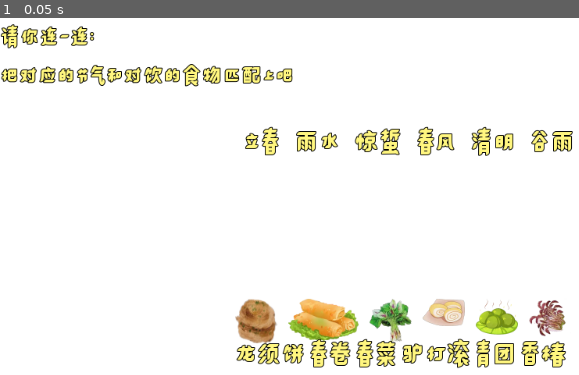
Above: before the commit, frame 1.
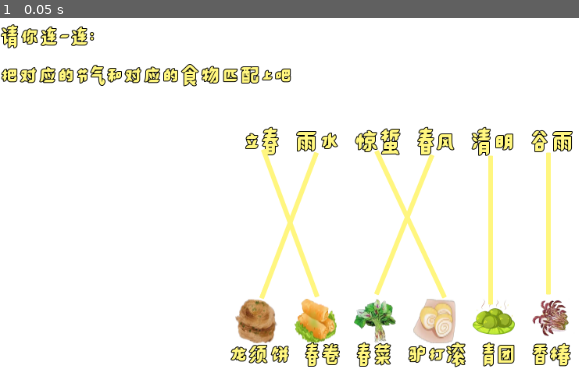
Above: after the commit, the same moment.

Repository: 2439905184/lianliankan_interest
Game: Godot game, scene res://Game.tscn
Two runs of this game, one before a commit and one after it. Both use one fixed random seed, a clock stepped at 60 frames per second and the inputs below.
Inputs:
- Up to frame 1 (0.05 s): no input

The runs differ from the first frame. In frame 1, 8.7% of the frame differs, in the area x 24-99%, y 12-99%.

Commit message:
细节修改

Diff:
--- a/Game.tscn
+++ b/Game.tscn
@@ -10,6 +10,12 @@
 [ext_resource path="res://img/mod/qingtuan.png" type="Texture" id=8]
 [ext_resource path="res://img/mod/xiangchun.png" type="Texture" id=9]
 
+[sub_resource type="DynamicFont" id=2]
+size = 47
+outline_size = 1
+outline_color = Color( 0, 0, 0, 1 )
+font_data = ExtResource( 1 )
+
 [sub_resource type="DynamicFont" id=1]
 size = 46
 outline_size = 1
@@ -141,7 +147,7 @@
 margin_top = 360.0
 margin_right = 712.0
 margin_bottom = 417.0
-custom_constants/separation = 14
+custom_constants/separation = 22
 __meta__ = {
 "_edit_use_anchors_": false
 }
@@ -157,18 +163,19 @@
 }
 
 [node name="TextureRect2" type="TextureRect" parent="answer/Control"]
-margin_left = 68.0
-margin_right = 158.0
+margin_left = 76.0
+margin_right = 130.0
 margin_bottom = 57.0
 rect_min_size = Vector2( 54, 54 )
 texture = ExtResource( 6 )
+expand = true
 __meta__ = {
 "_edit_use_anchors_": false
 }
 
 [node name="TextureRect3" type="TextureRect" parent="answer/Control"]
-margin_left = 172.0
-margin_right = 226.0
+margin_left = 152.0
+margin_right = 206.0
 margin_bottom = 57.0
 rect_min_size = Vector2( 54, 54 )
 texture = ExtResource( 5 )
@@ -177,19 +184,19 @@
 }
 
 [node name="TextureRect4" type="TextureRect" parent="answer/Control"]
-margin_left = 240.0
-margin_top = 16.0
-margin_right = 294.0
+margin_left = 228.0
+margin_right = 282.0
 margin_bottom = 57.0
 rect_min_size = Vector2( 54, 54 )
 texture = ExtResource( 7 )
+expand = true
 __meta__ = {
 "_edit_use_anchors_": false
 }
 
 [node name="TextureRect5" type="TextureRect" parent="answer/Control"]
-margin_left = 308.0
-margin_right = 362.0
+margin_left = 304.0
+margin_right = 358.0
 margin_bottom = 57.0
 rect_min_size = Vector2( 54, 54 )
 texture = ExtResource( 8 )
@@ -198,8 +205,8 @@
 }
 
 [node name="TextureRect6" type="TextureRect" parent="answer/Control"]
-margin_left = 376.0
-margin_right = 430.0
+margin_left = 380.0
+margin_right = 434.0
 margin_bottom = 57.0
 rect_min_size = Vector2( 54, 54 )
 texture = ExtResource( 9 )
@@ -211,121 +218,122 @@
 anchor_top = 0.5
 anchor_right = 1.0
 anchor_bottom = 0.5
-margin_left = 6.0
-margin_top = 382.0
-margin_right = 984.0
-margin_bottom = 405.0
+margin_left = 5.0
+margin_top = 387.0
+margin_right = 983.0
+margin_bottom = 435.0
+custom_constants/separation = 18
 alignment = 1
 __meta__ = {
 "_edit_use_anchors_": false
 }
 
 [node name="Label6" type="Label" parent="answer/HBoxContainer"]
-margin_left = 295.0
-margin_right = 385.0
-margin_bottom = 56.0
-mouse_filter = 1
-custom_colors/font_color = Color( 1, 0.964706, 0.498039, 1 )
-custom_fonts/font = ExtResource( 3 )
+margin_left = 289.0
+margin_right = 366.0
+margin_bottom = 48.0
+mouse_filter = 1
+custom_colors/font_color = Color( 1, 0.964706, 0.498039, 1 )
+custom_fonts/font = SubResource( 2 )
 text = "龙须饼"
 __meta__ = {
 "_edit_use_anchors_": false
 }
 
 [node name="Label7" type="Label" parent="answer/HBoxContainer"]
-margin_left = 389.0
-margin_right = 444.0
-margin_bottom = 56.0
-mouse_filter = 1
-custom_colors/font_color = Color( 1, 0.964706, 0.498039, 1 )
-custom_fonts/font = ExtResource( 3 )
+margin_left = 384.0
+margin_right = 432.0
+margin_bottom = 48.0
+mouse_filter = 1
+custom_colors/font_color = Color( 1, 0.964706, 0.498039, 1 )
+custom_fonts/font = SubResource( 2 )
 text = "春卷"
 __meta__ = {
 "_edit_use_anchors_": false
 }
 
 [node name="Label8" type="Label" parent="answer/HBoxContainer"]
-margin_left = 448.0
-margin_right = 503.0
-margin_bottom = 56.0
-mouse_filter = 1
-custom_colors/font_color = Color( 1, 0.964706, 0.498039, 1 )
-custom_fonts/font = ExtResource( 3 )
+margin_left = 450.0
+margin_right = 498.0
+margin_bottom = 48.0
+mouse_filter = 1
+custom_colors/font_color = Color( 1, 0.964706, 0.498039, 1 )
+custom_fonts/font = SubResource( 2 )
 text = "春菜"
 __meta__ = {
 "_edit_use_anchors_": false
 }
 
 [node name="Label9" type="Label" parent="answer/HBoxContainer"]
-margin_left = 507.0
-margin_right = 598.0
-margin_bottom = 56.0
-mouse_filter = 1
-custom_colors/font_color = Color( 1, 0.964706, 0.498039, 1 )
-custom_fonts/font = ExtResource( 3 )
+margin_left = 516.0
+margin_right = 593.0
+margin_bottom = 48.0
+mouse_filter = 1
+custom_colors/font_color = Color( 1, 0.964706, 0.498039, 1 )
+custom_fonts/font = SubResource( 2 )
 text = "驴打滚"
 __meta__ = {
 "_edit_use_anchors_": false
 }
 
 [node name="Label10" type="Label" parent="answer/HBoxContainer"]
-margin_left = 602.0
-margin_right = 655.0
-margin_bottom = 56.0
-mouse_filter = 1
-custom_colors/font_color = Color( 1, 0.964706, 0.498039, 1 )
-custom_fonts/font = ExtResource( 3 )
+margin_left = 611.0
+margin_right = 657.0
+margin_bottom = 48.0
+mouse_filter = 1
+custom_colors/font_color = Color( 1, 0.964706, 0.498039, 1 )
+custom_fonts/font = SubResource( 2 )
 text = "青团"
 __meta__ = {
 "_edit_use_anchors_": false
 }
 
 [node name="Label11" type="Label" parent="answer/HBoxContainer"]
-margin_left = 659.0
-margin_right = 722.0
-margin_bottom = 56.0
-mouse_filter = 1
-custom_colors/font_color = Color( 1, 0.964706, 0.498039, 1 )
-custom_fonts/font = ExtResource( 3 )
+margin_left = 675.0
+margin_right = 729.0
+margin_bottom = 48.0
+mouse_filter = 1
+custom_colors/font_color = Color( 1, 0.964706, 0.498039, 1 )
+custom_fonts/font = SubResource( 2 )
 text = "香椿"
 __meta__ = {
 "_edit_use_anchors_": false
 }
 
 [node name="Line2D0" type="Line2D" parent="."]
-visible = false
-points = PoolVector2Array( 337, 169, 421, 364 )
-default_color = Color( 1, 0.0156863, 0.0156863, 1 )
+points = PoolVector2Array( 337, 169, 406, 357 )
+width = 5.0
+default_color = Color( 1, 0.964706, 0.498039, 1 )
 antialiased = true
 
 [node name="Line2D1" type="Line2D" parent="."]
-visible = false
 points = PoolVector2Array( 405, 173, 335, 359 )
-default_color = Color( 1, 0.0156863, 0.0156863, 1 )
+width = 5.0
+default_color = Color( 1, 0.964706, 0.498039, 1 )
 antialiased = true
 
 [node name="Line2D2" type="Line2D" parent="."]
-visible = false
-points = PoolVector2Array( 482, 171, 578, 370 )
-default_color = Color( 1, 0.0156863, 0.0156863, 1 )
+points = PoolVector2Array( 482, 171, 569, 358 )
+width = 5.0
+default_color = Color( 1, 0.964706, 0.498039, 1 )
 antialiased = true
 
 [node name="Line2D3" type="Line2D" parent="."]
-visible = false
-points = PoolVector2Array( 553, 176, 506, 353 )
-default_color = Color( 1, 0.0156863, 0.0156863, 1 )
+points = PoolVector2Array( 553, 176, 482, 354 )
+width = 5.0
+default_color = Color( 1, 0.964706, 0.498039, 1 )
 antialiased = true
 
 [node name="Line2D4" type="Line2D" parent="."]
-visible = false
 points = PoolVector2Array( 628, 177, 628, 367 )
-default_color = Color( 1, 0.0156863, 0.0156863, 1 )
+width = 5.0
+default_color = Color( 1, 0.964706, 0.498039, 1 )
 antialiased = true
 
 [node name="Line2D5" type="Line2D" parent="."]
-visible = false
 points = PoolVector2Array( 702, 173, 702, 354 )
-default_color = Color( 1, 0.0156863, 0.0156863, 1 )
+width = 5.0
+default_color = Color( 1, 0.964706, 0.498039, 1 )
 antialiased = true
 
 [node name="Label" type="Label" parent="."]
@@ -334,7 +342,7 @@
 custom_colors/font_color = Color( 1, 0.964706, 0.498039, 1 )
 custom_fonts/font = SubResource( 1 )
 text = "请你连一连:
-把对应的节气和对饮的食物匹配上吧"
+把对应的节气和对应的食物匹配上吧"
 __meta__ = {
 "_edit_use_anchors_": false
 }
Not shown: 1 places in Game.tscn that only renumber resources
